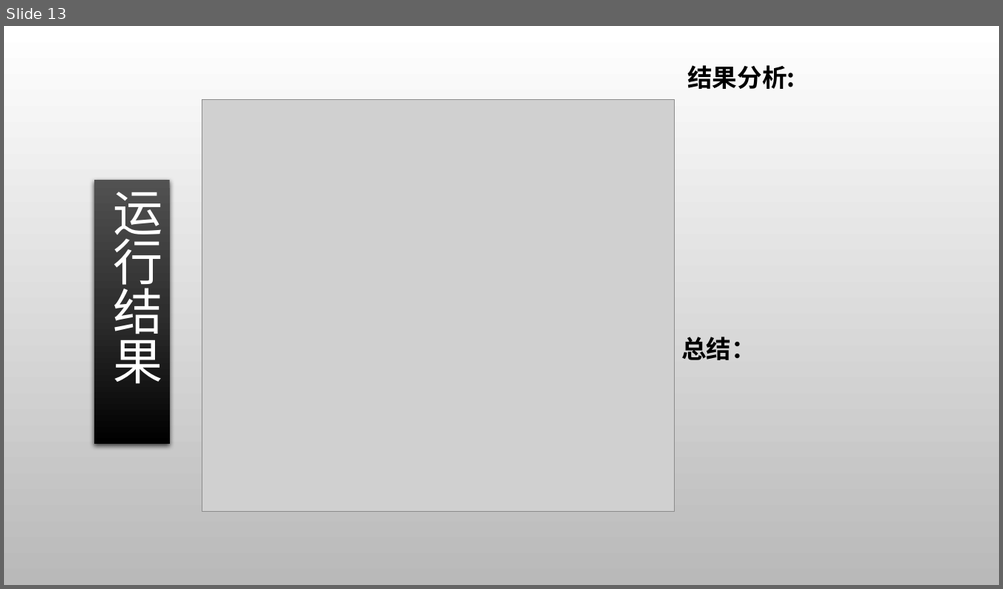
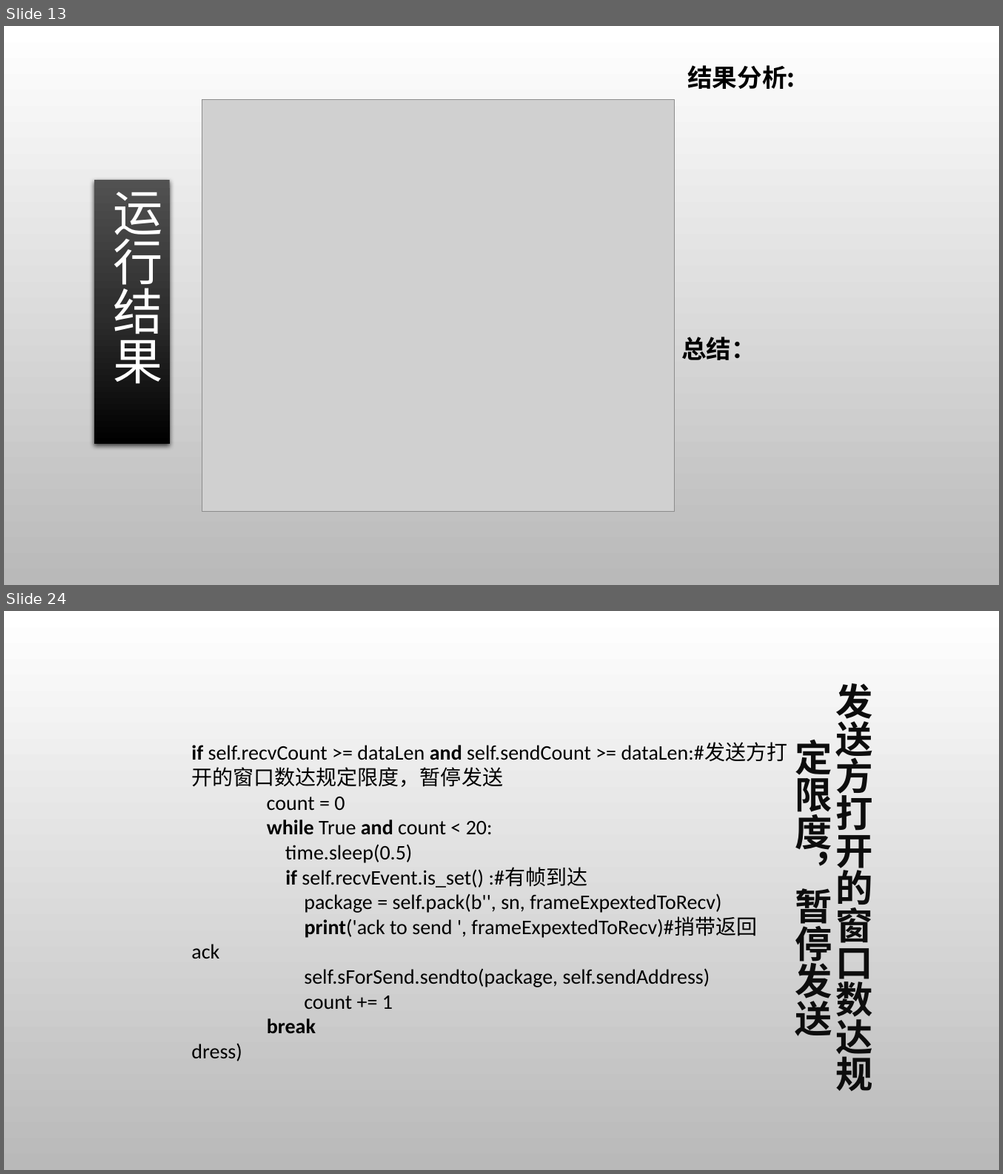
Before and after one commit to Tim-xiaofan/computer_network, a slide deck: python/ppt/ppt-chapter3.pptx. Shown one above the other, each under a label of ours: slide 13 before the commit, slides 13 and 24 after it; the slides between them are not shown. The pictures are 1003x589 and 1003x1174 pixels, drawn with LibreOffice and Linux fonts; fonts in the diff are those of the drawing; grey boxes stand for pictures; background and template pictures are left out. Boxes give left, top, right and bottom in pixels: in the first picture for what was removed or moved away, otherwise in the second. Text is boxed around its words. In the diff, an @@ line names an element or a change of style, - is before the commit and + after.

```diff
--- a/python/ppt/ppt-chapter3.pptx
+++ b/python/ppt/ppt-chapter3.pptx
@@ slide 24 added at (4, 611, 999, 1170), background picture (left out) @@
@@ title added at (835, 684, 872, 1091), 36 pt, text #0D0D0D, bold @@
+发送方打开的窗口数达规定限度，暂停发送
@@ text added at (191, 743, 788, 1062), 20 pt, text #000000 @@
+if self.recvCount >= dataLen and self.sendCount >= dataLen:#发送方打开的窗口数达规定限度，暂停发送
+count = 0
+while True and count < 20:
+time.sleep(0.5)
+if self.recvEvent.is_set() :#有帧到达
+package = self.pack(b'', sn, frameExpextedToRecv)
+print('ack to send ', frameExpextedToRecv)#捎带返回ack
+self.sForSend.sendto(package, self.sendAddress)
+count += 1
+break
+dress)
```
Also in this commit, not shown: 16 other slides added.
